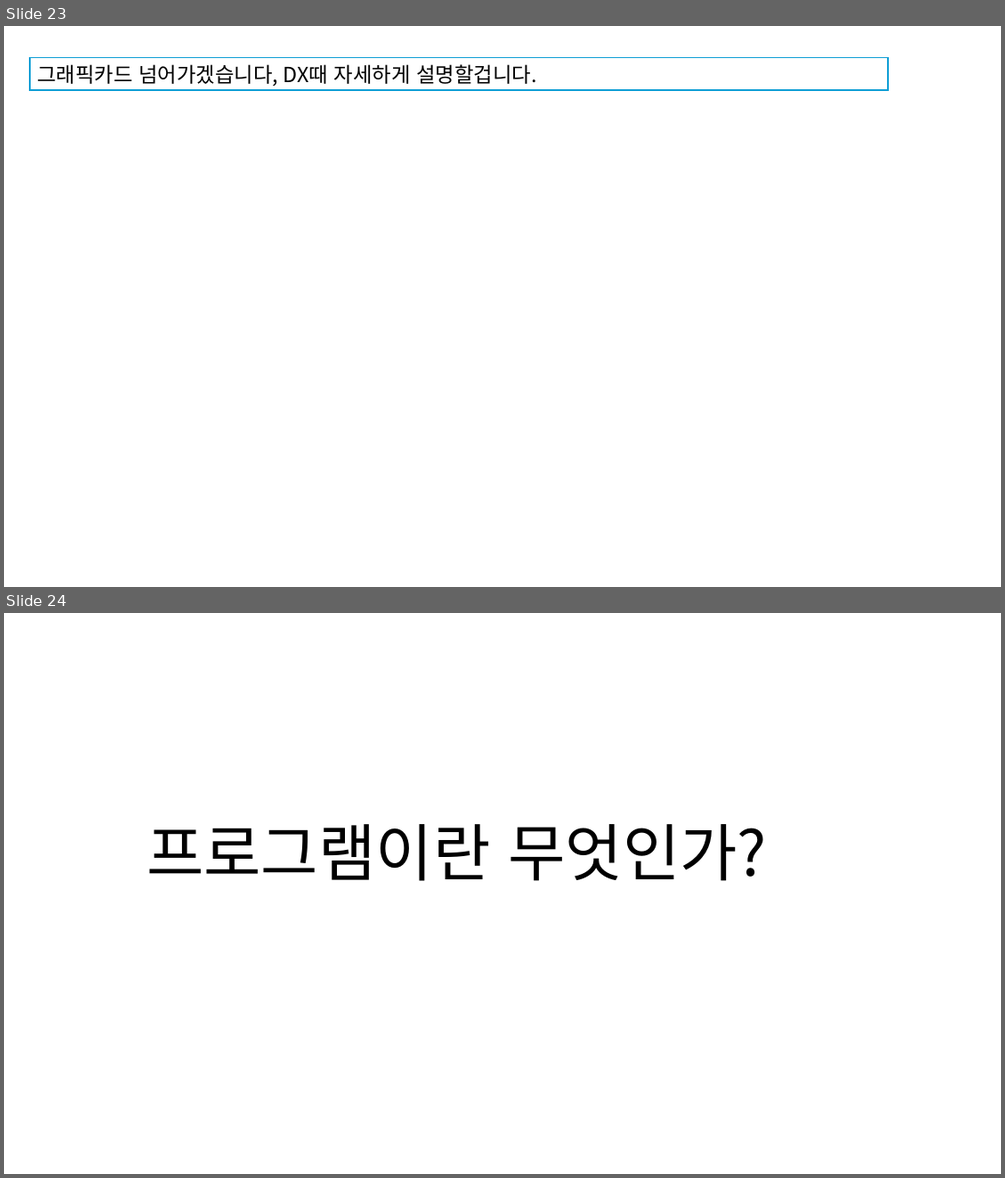
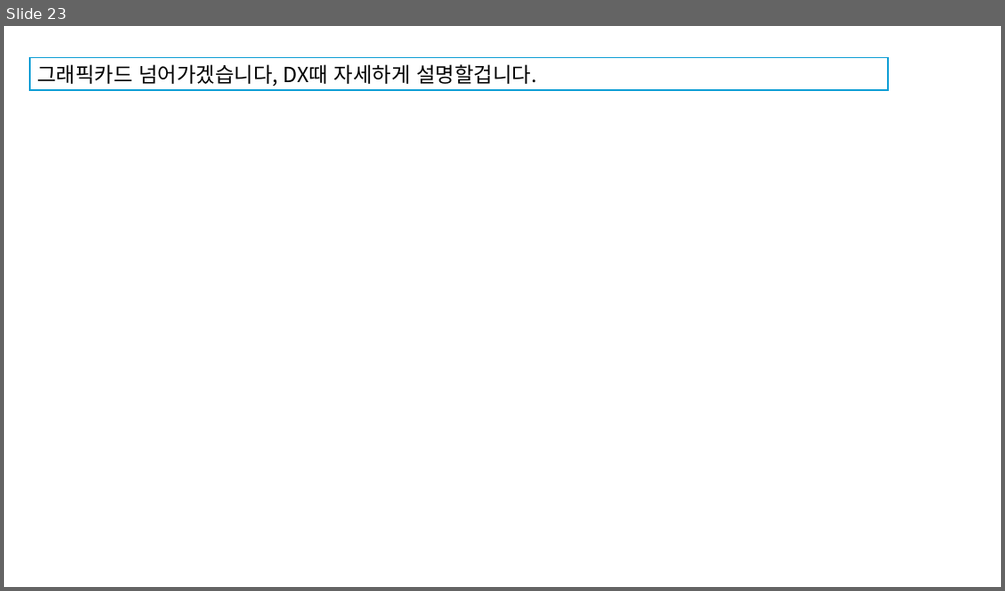
Before and after one commit to JaeSuGang/AssortRockAssignment, a slide deck: DOC/240910_프로젝트만들기.pptx. Shown one above the other, each under a label of ours: slides 23 and 24 before the commit, slide 23 after it. The pictures are 1005x1178 and 1005x591 pixels, drawn with LibreOffice and Linux fonts; fonts in the diff are those of the drawing. Boxes give left, top, right and bottom in pixels: in the first picture for what was removed or moved away, otherwise in the second. Text is boxed around its words. In the diff, an @@ line names an element or a change of style, - is before the commit and + after.

```diff
--- a/DOC/240910_프로젝트만들기.pptx
+++ b/DOC/240910_프로젝트만들기.pptx
@@ slide 24 removed at <box>4,613,1001,1174</box>, background #FFFFFF @@
@@ text removed at <box>146,824,767,881</box> @@
-프로그램이란 무엇인가?
```
Also in this commit, not shown: 11 other slides removed, 10 other files.
